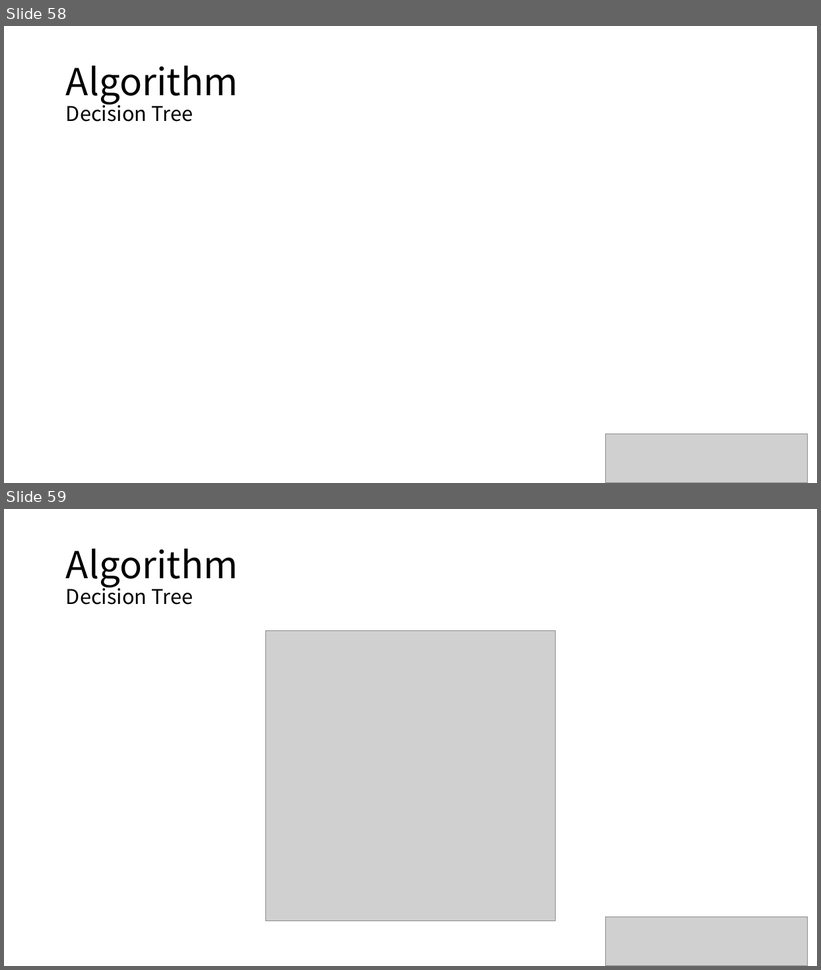
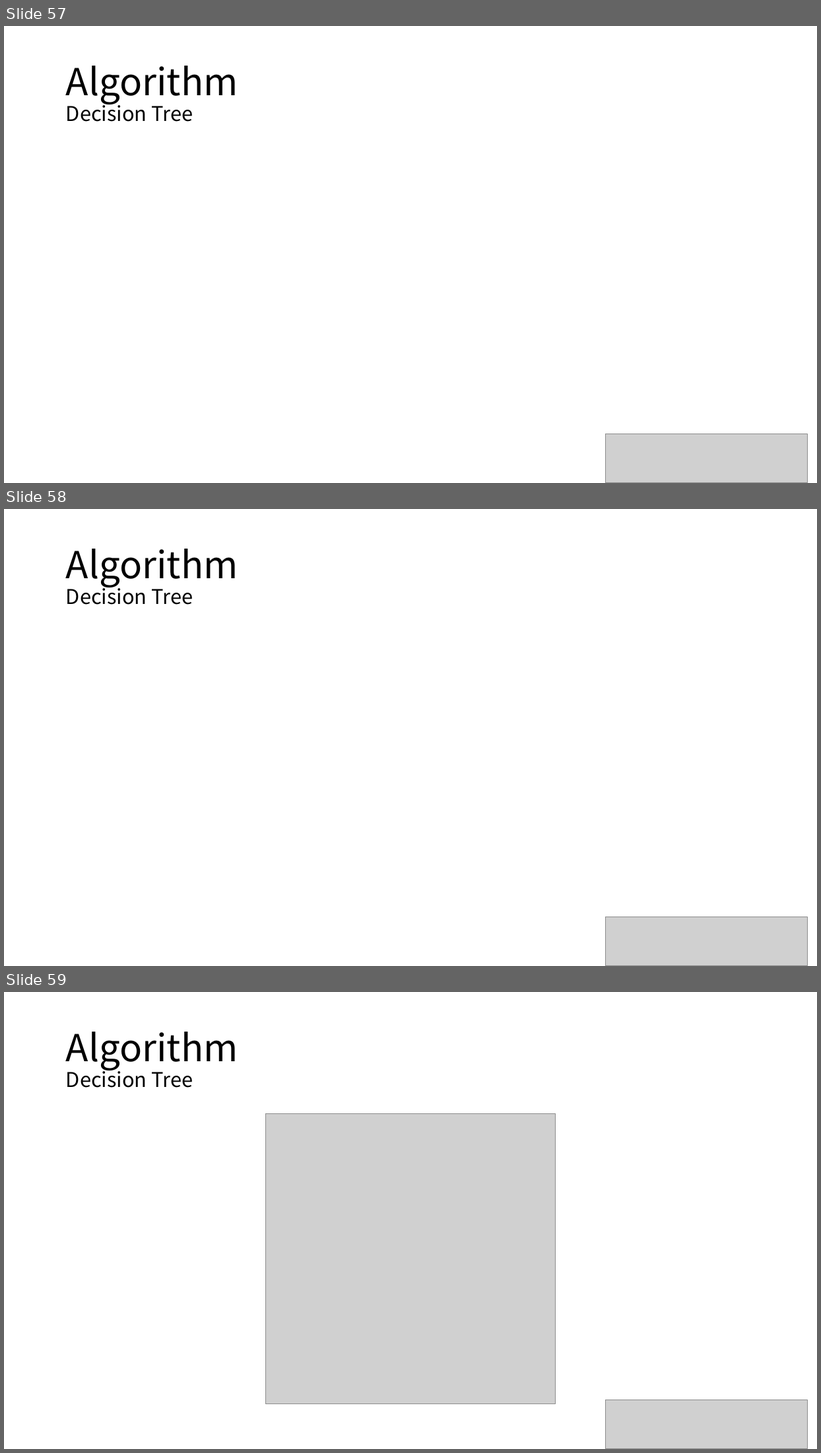
Before and after one commit to majorWallet/Machine_Learning_Algorithms_Library, a slide deck: 2_Supervised_Learning.pptx. Shown one above the other, each under a label of ours: slides 58 and 59 before the commit, slides 57, 58 and 59 after it. The pictures are 821x970 and 821x1453 pixels, drawn with LibreOffice and Linux fonts; fonts in the diff are those of the drawing; grey boxes stand for pictures. Boxes give left, top, right and bottom in pixels: in the first picture for what was removed or moved away, otherwise in the second. Text is boxed around its words. In the diff, an @@ line names an element or a change of style, - is before the commit and + after.

```diff
--- a/2_Supervised_Learning.pptx
+++ b/2_Supervised_Learning.pptx
@@ slide 58 added at box(4, 509, 817, 966), background #FFFFFF @@
@@ title added at box(66, 549, 238, 605), 24 pt, text #000000 @@
+Algorithm
+Decision Tree
@@ picture added at box(605, 918, 808, 966) @@
@@ what was slide 58 is now slide 57 @@
```
Also in this commit, not shown: 7 slides changed, 1 slide removed, 7 other files.
